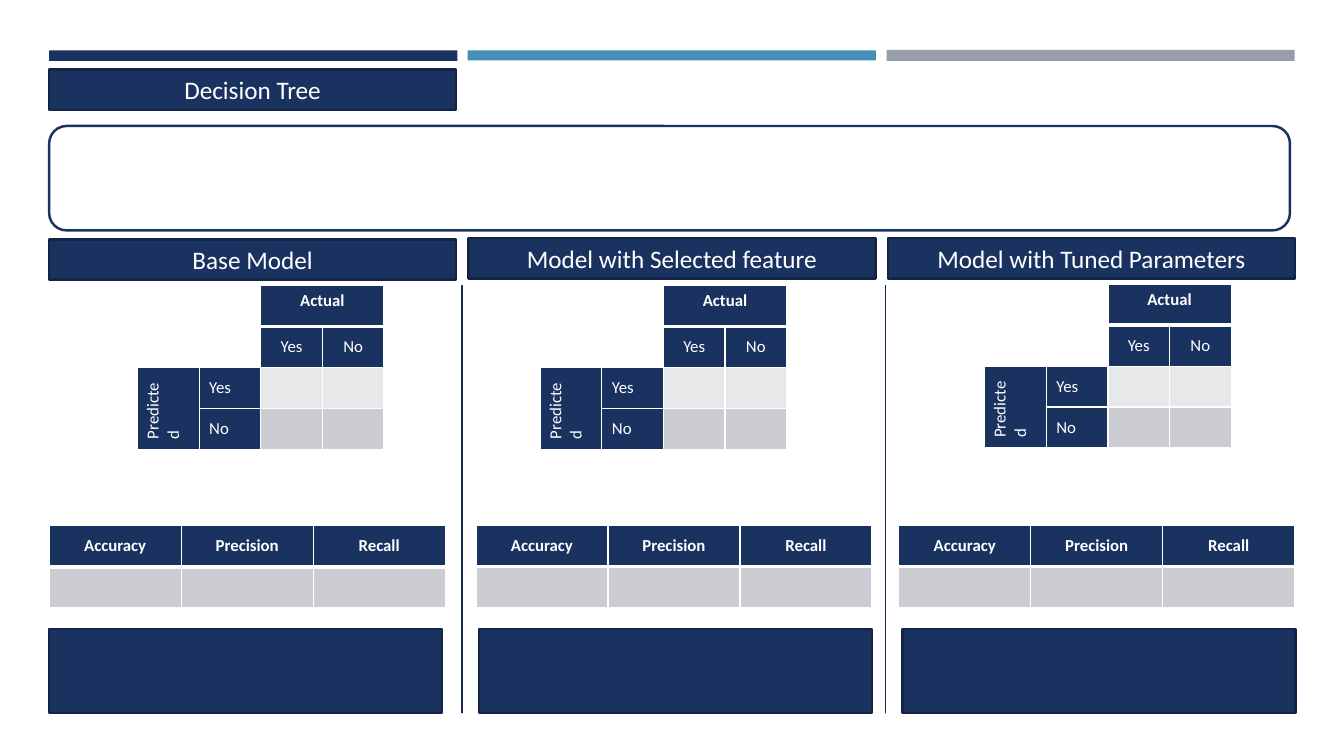
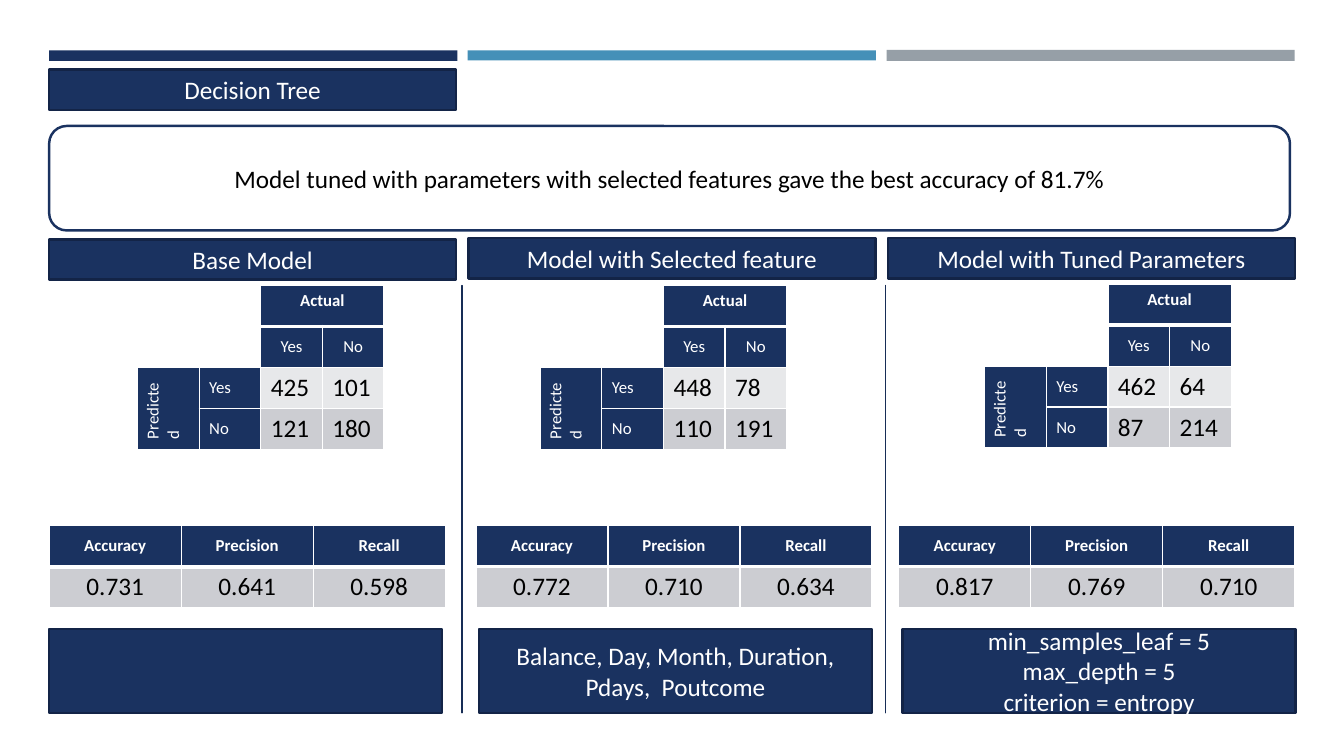
Before and after one commit to ManagementEngineer/sd4001-project, a slide deck: slide 8 of Maths Project Group 8_PPT.pptx. Drawn at 1344x756 pixels with LibreOffice and Linux fonts; fonts in the diff are those of the drawing. Boxes give left, top, right and bottom in pixels: in the first picture for what was removed or moved away, otherwise in the second. Text is boxed around its words. In the diff, an @@ line names an element or a change of style, - is before the commit and + after.

```diff
--- a/Maths Project Group 8_PPT.pptx
+++ b/Maths Project Group 8_PPT.pptx
@@ text in rounded rectangle at [234, 170, 1104, 193]: text added @@
+Model tuned with parameters with selected features gave the best accuracy of 81.7%
@@ table at [137, 285, 383, 448] @@
-row 3, column 3: 
+row 3, column 3: 425
-row 3, column 4: 
+row 3, column 4: 101
-row 4, column 3: 
+row 4, column 3: 121
-row 4, column 4: 
+row 4, column 4: 180
@@ table at [540, 285, 786, 448] @@
-row 3, column 3: 
+row 3, column 3: 448
-row 3, column 4: 
+row 3, column 4: 78
-row 4, column 3: 
+row 4, column 3: 110
-row 4, column 4: 
+row 4, column 4: 191
@@ table at [985, 284, 1231, 447] @@
-row 3, column 3: 
+row 3, column 3: 462
-row 3, column 4: 
+row 3, column 4: 64
-row 4, column 3: 
+row 4, column 3: 87
-row 4, column 4: 
+row 4, column 4: 214
@@ table at [49, 526, 446, 608] @@
-row 2:  |  | 
+row 2: 0.731 | 0.641 | 0.598
@@ table at [476, 525, 872, 607] @@
-row 2:  |  | 
+row 2: 0.772 | 0.710 | 0.634
@@ table at [899, 525, 1296, 607] @@
-row 2:  |  | 
+row 2: 0.817 | 0.769 | 0.710
@@ text in rectangle at [516, 647, 835, 700]: text added @@
+Balance, Day, Month, Duration, Pdays, Poutcome
@@ text in rectangle at [988, 632, 1210, 717]: text added @@
+min_samples_leaf = 5
+max_depth = 5
+criterion = entropy
```
Also in this commit, not shown: 2 other slides changed.
